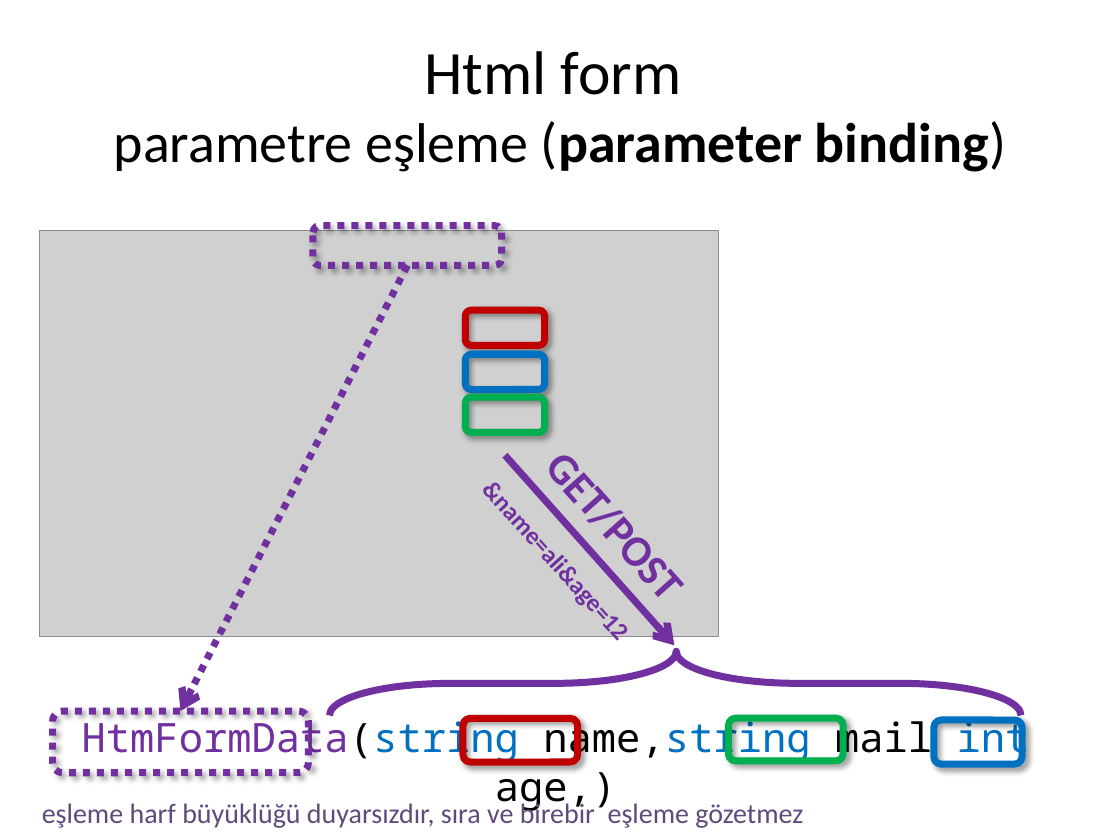
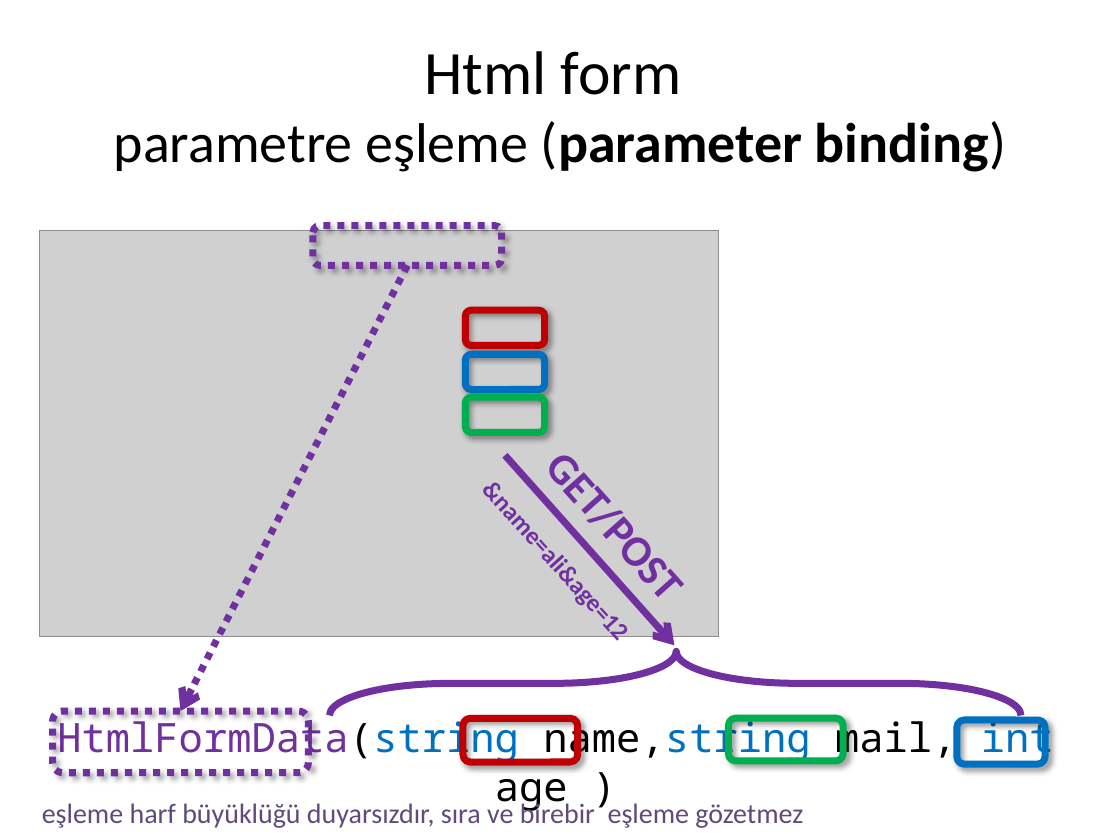
Before and after one commit to cemmerven/attrac, a slide deck: slide 6 of AttendanceTracker/Html form ve veri aktarımı.pptx. Drawn at 1120x840 pixels with LibreOffice and Linux fonts; fonts in the diff are those of the drawing; grey boxes stand for pictures. Boxes give left, top, right and bottom in pixels: in the first picture for what was removed or moved away, otherwise in the second. Text is boxed around its words. In the diff, an @@ line names an element or a change of style, - is before the commit and + after.

Commit message:
added HtmlHelper topics

```diff
--- a/AttendanceTracker/Html form ve veri aktarımı.pptx
+++ b/AttendanceTracker/Html form ve veri aktarımı.pptx
@@ text at box(57, 715, 1054, 812): text changed @@
-HtmFormData(string name,string mail int age,)
+HtmlFormData(string name,string mail, int age )
@@ rounded rectangle: place and size @@
-rounded rectangle at box(934, 720, 1023, 764)
+rounded rectangle at box(956, 720, 1045, 764)
```
Also in this commit, not shown: 7 other slides changed, 2 slides added, 9 other files.
